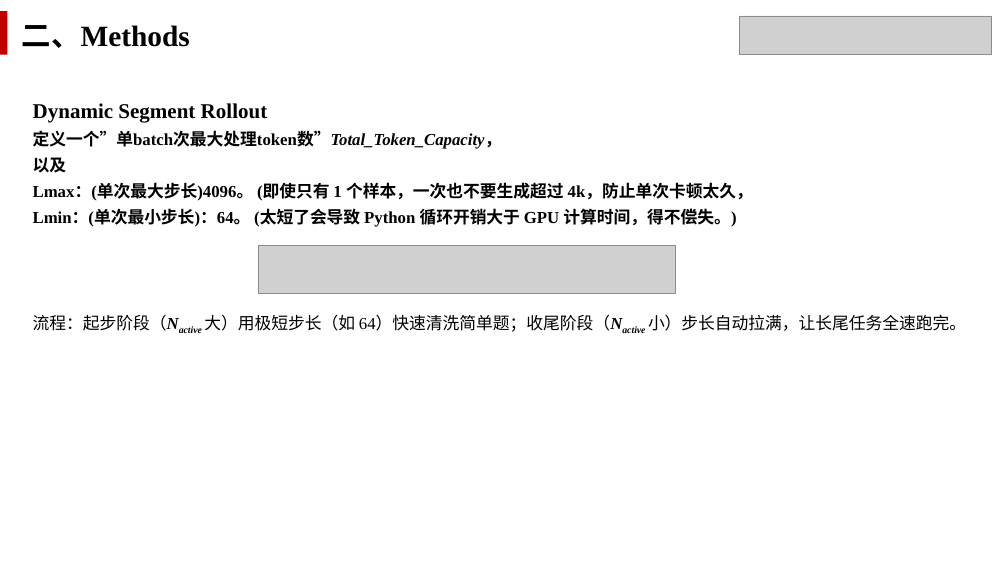
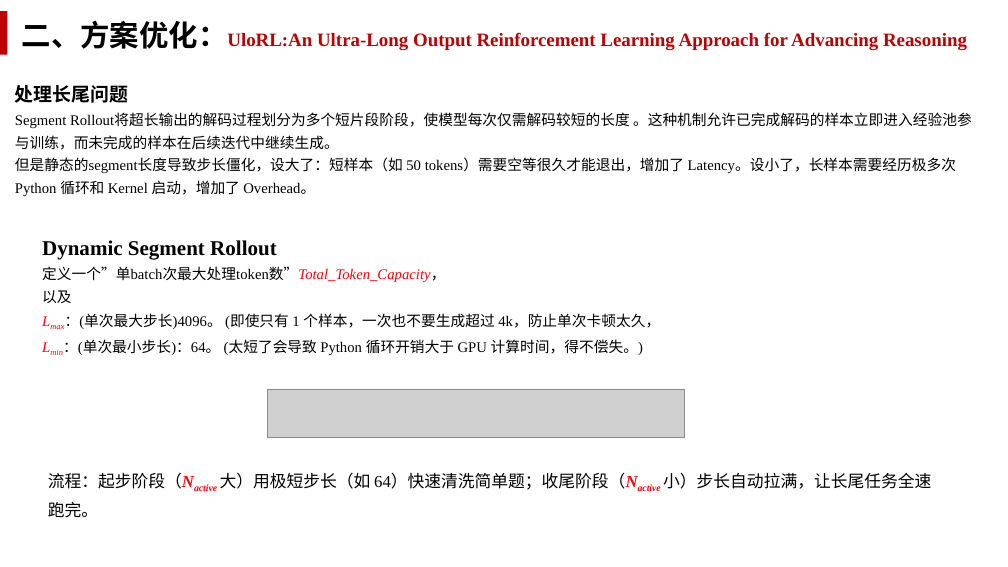
Before and after one commit to Watsontao/mindrlhf, a slide deck: slide 5 of 方案/组内分享.pptx. Drawn at 1008x567 pixels with LibreOffice and Linux fonts; fonts in the diff are those of the drawing; grey boxes stand for pictures. Boxes give left, top, right and bottom in pixels: in the first picture for what was removed or moved away, otherwise in the second. Text is boxed around its words. In the diff, an @@ line names an element or a change of style, - is before the commit and + after.

```diff
--- a/方案/组内分享.pptx
+++ b/方案/组内分享.pptx
@@ text at <box>22,20,967,50</box>: text changed; size 28 to 18 pt; text colour #000000 to #C00000 @@
-二、Methods
+二、方案优化：UloRL:An Ultra-Long Output Reinforcement Learning Approach for Advancing Reasoning
@@ picture removed at <box>740,16,991,54</box> @@
@@ text added at <box>15,85,972,196</box>, 14 pt, text #000000 @@
+处理长尾问题
+Segment Rollout将超长输出的解码过程划分为多个短片段阶段，使模型每次仅需解码较短的长度 。这种机制允许已完成解码的样本立即进入经验池参与训练，而未完成的样本在后续迭代中继续生成。
+但是静态的segment长度导致步长僵化，设大了：短样本（如 50 tokens）需要空等很久才能退出，增加了 Latency。设小了，长样本需要经历极多次 Python 循环和 Kernel 启动，增加了 Overhead。
@@ text "Dynamic Segment Rollout": place and size @@
-text "Dynamic Segment Rollout" at <box>33,103,966,332</box>
+text "Dynamic Segment Rollout" at <box>42,240,660,355</box>
@@ text at <box>42,266,660,355</box>: size 16 to 14 pt, bold off in "定义一个”单batch次最大处理token数”Total_Token_Capacity，", "以及", "Lmax：(单次最大步长)4096。 (即使只有 1 个样本，一次也不要生成超过 4k，防止单次卡顿太久，", "Lmin：(单次最小步长)：64。 (太短了会导致 Python 循环开销大于 GPU 计算时间，得不偿失。)"; text colour #000000 to #FF0000 in "定义一个”单batch次最大处理token数”Total_Token_Capacity，", "Lmax：(单次最大步长)4096。", "Lmin：(单次最小步长)：64。"; now subscript, italic on in "Lmax：(单次最大步长)4096。", "Lmin：(单次最小步长)：64。" @@
@@ text at <box>33,314,966,332</box>: paragraph removed @@
-流程：起步阶段（Nactive 大）用极短步长（如 64）快速清洗简单题；收尾阶段（Nactive 小）步长自动拉满，让长尾任务全速跑完。
@@ picture: place and size @@
-picture at <box>259,246,675,293</box>
+picture at <box>268,389,684,437</box>
@@ text added at <box>48,472,931,518</box>, 16 pt, text #000000 @@
+流程：起步阶段（Nactive 大）用极短步长（如 64）快速清洗简单题；收尾阶段（Nactive 小）步长自动拉满，让长尾任务全速跑完。
```
Also in this commit, not shown: 3 other slides changed, 3 slides added, 3 slides removed, 1 other file.
